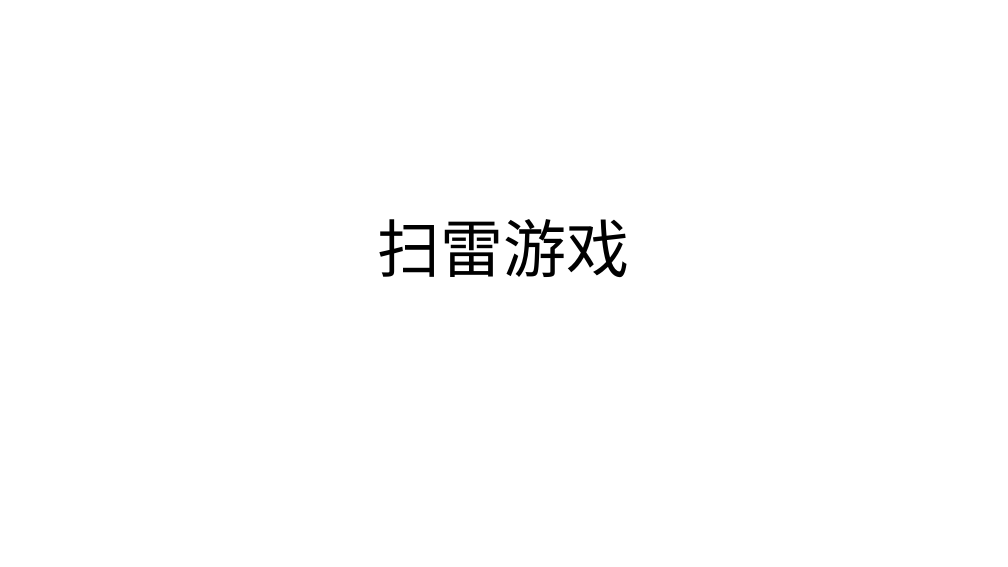
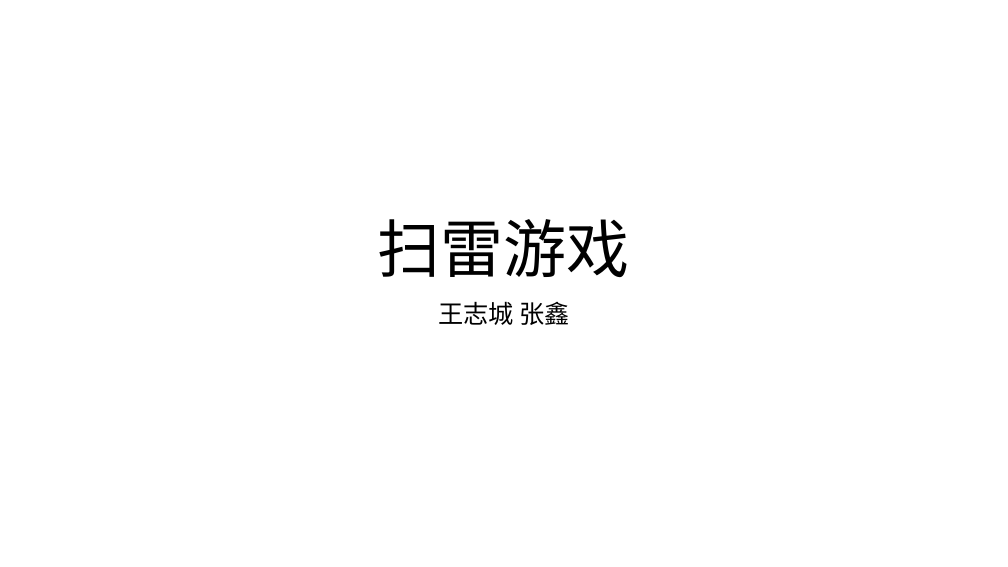
Before and after one commit to wzc506/mineswapper, a slide deck: slide 1 of uml.pptx. Drawn at 1008x567 pixels with LibreOffice and Linux fonts; fonts in the diff are those of the drawing. Boxes give left, top, right and bottom in pixels: in the first picture for what was removed or moved away, otherwise in the second. Text is boxed around its words. In the diff, an @@ line names an element or a change of style, - is before the commit and + after.

Commit message:
11/27

```diff
--- a/uml.pptx
+++ b/uml.pptx
@@ subtitle added at (438,301,569,325), 24 pt, text #000000 @@
+王志城 张鑫
```
